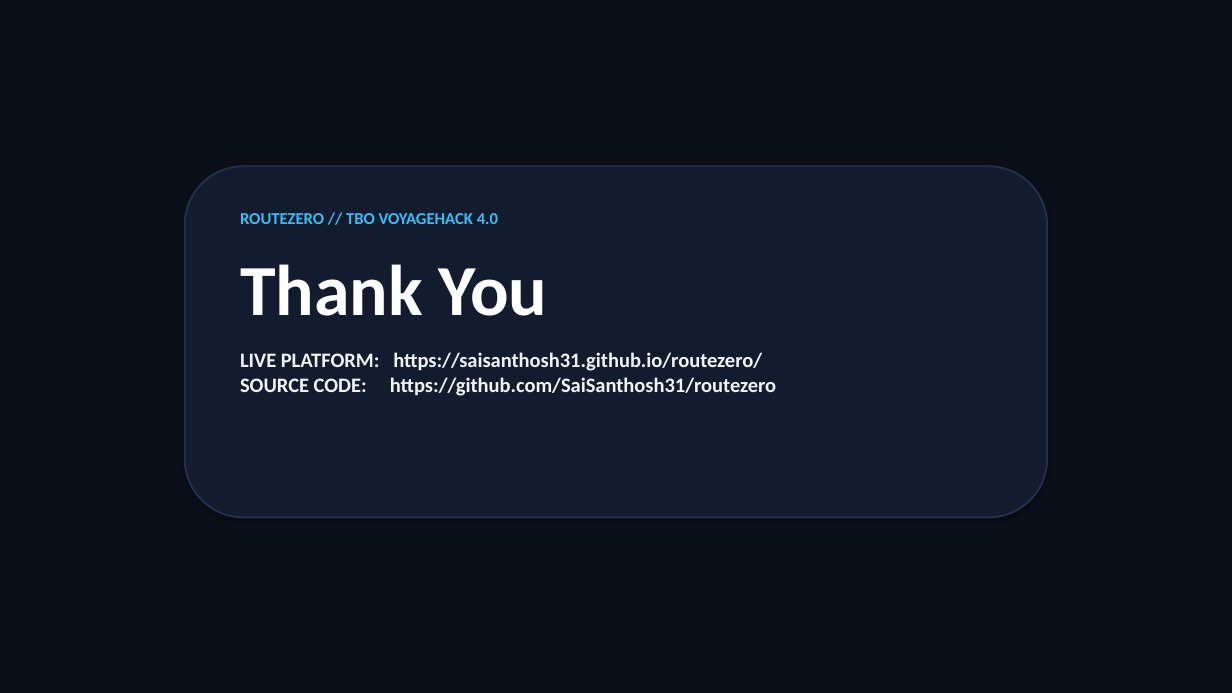
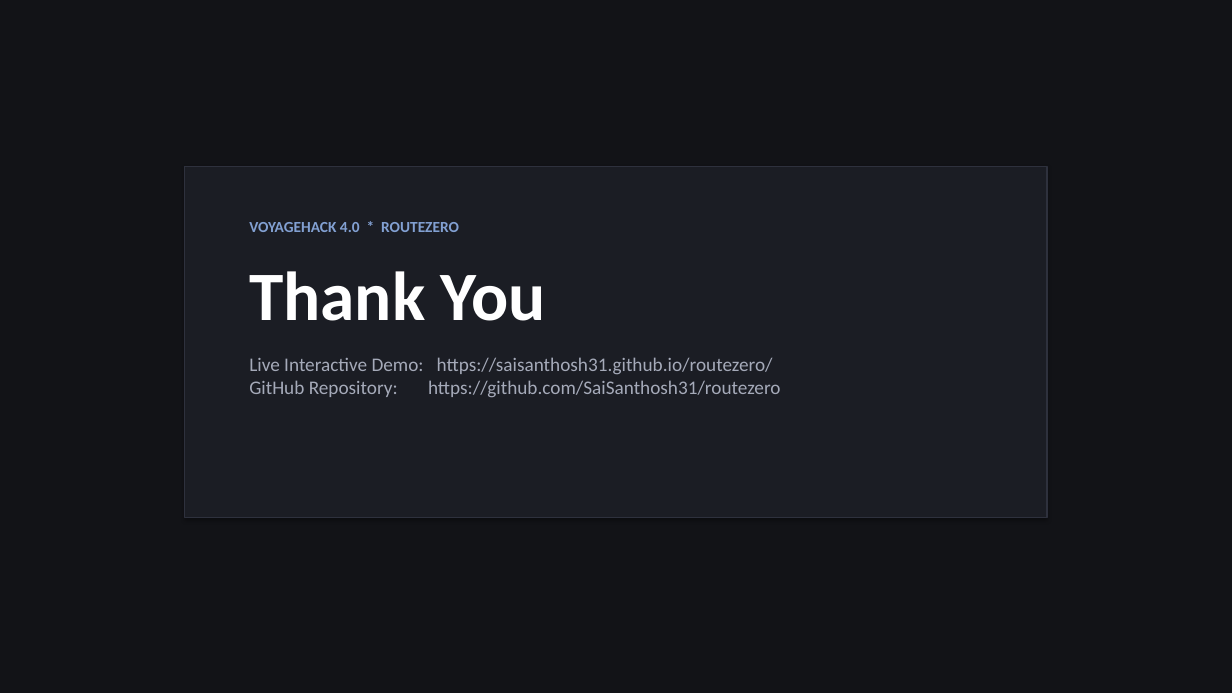
Before and after one commit to SaiSanthosh31/routezero, a slide deck: slide 4 of RouteZero_VoyageHack_Submission.pptx. Drawn at 1232x693 pixels with LibreOffice and Linux fonts; fonts in the diff are those of the drawing. Boxes give left, top, right and bottom in pixels: in the first picture for what was removed or moved away, otherwise in the second. Text is boxed around its words. In the diff, an @@ line names an element or a change of style, - is before the commit and + after.

Commit message:
design: human-crafted minimal executive presentation with clean typography

```diff
--- a/RouteZero_VoyageHack_Submission.pptx
+++ b/RouteZero_VoyageHack_Submission.pptx
@@ rectangle at <box>0,0,1232,693</box>: fill #0B0F19 to #121317 @@
@@ rectangle at <box>185,166,1047,518</box>: rounded rectangle to rectangle; fill #131B2E to #1B1D24; outline #23304D 1.5 pt to #2E313D 1 pt @@
@@ text "VOYAGEHACK 4.0 * ROUTEZERO": place and size @@
-text "VOYAGEHACK 4.0 * ROUTEZERO" at <box>240,213,776,396</box>
+text "VOYAGEHACK 4.0 * ROUTEZERO" at <box>249,222,781,398</box>
@@ text at <box>249,222,459,232</box>: text changed; size 13 to 12 pt; text colour #38BDF8 to #82A0D2 @@
-ROUTEZERO // TBO VOYAGEHACK 4.0
+VOYAGEHACK 4.0 * ROUTEZERO
@@ text at <box>249,271,546,321</box>: size 56 to 54 pt in "Thank You" @@
@@ text at <box>249,357,781,398</box>: text changed; size 16 to 15 pt; text colour #F1F5F9 to #A5AAB9; bold off @@
-LIVE PLATFORM: https://saisanthosh31.github.io/routezero/
-SOURCE CODE: https://github.com/SaiSanthosh31/routezero
+Live Interactive Demo: https://saisanthosh31.github.io/routezero/
+GitHub Repository: https://github.com/SaiSanthosh31/routezero
```
Also in this commit, not shown: 2 other slides changed, 1 slide added, 1 slide removed, 1 other file.
